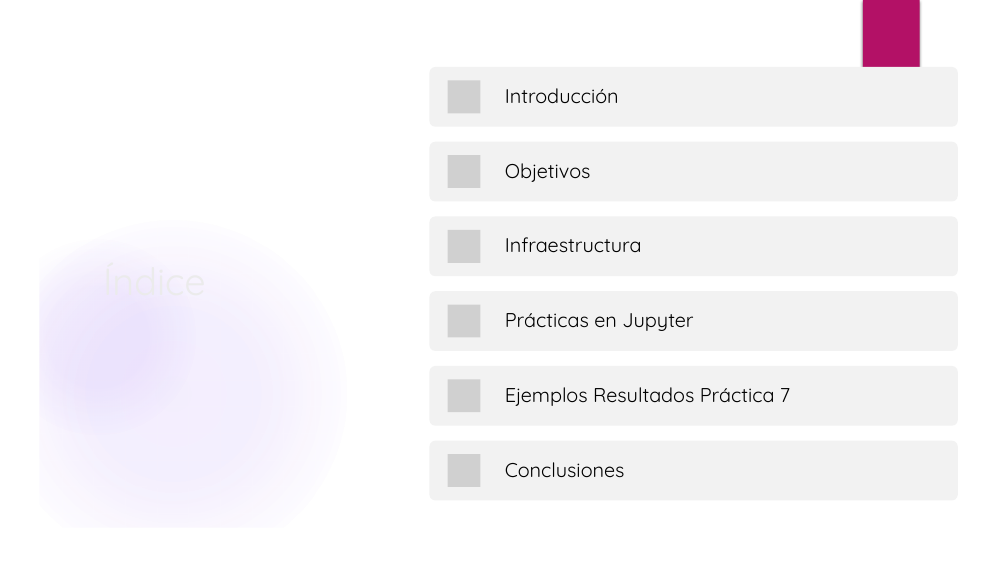
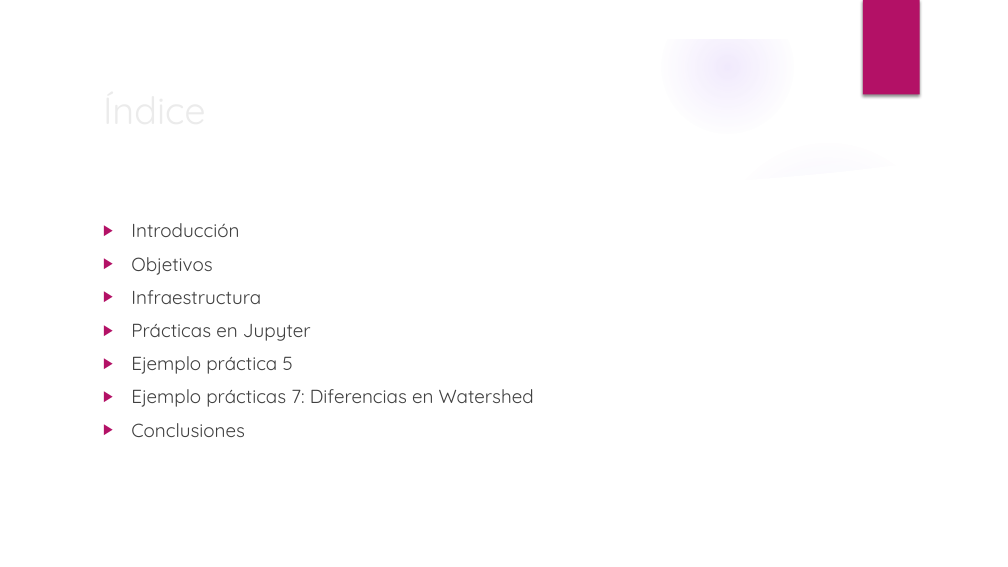
Before and after one commit to RoboticsLabURJC/2019-tfg-ana-cuevas, a slide deck: slide 2 of memoria/Presentacion.pptx. Drawn at 1008x567 pixels with LibreOffice and Linux fonts; fonts in the diff are those of the drawing; grey boxes stand for pictures; background and template pictures are left out. Boxes give left, top, right and bottom in pixels: in the first picture for what was removed or moved away, otherwise in the second. Text is boxed around its words. In the diff, an @@ line names an element or a change of style, - is before the commit and + after.

```diff
--- a/memoria/Presentacion.pptx
+++ b/memoria/Presentacion.pptx
@@ group removed at bbox=[0, 0, 1008, 567]: 2 ellipses, 2 freeform shapes, 1 rectangle @@
@@ freeform shape added at bbox=[0, 0, 1008, 567], fill #FFFFFF @@
@@ rectangle removed at bbox=[863, 0, 920, 95] @@
@@ rectangle added at bbox=[863, 0, 920, 95], fill #B31166 @@
@@ title "Índice" rewrapped from bbox=[95, 80, 339, 480] to bbox=[95, 80, 820, 138] @@
@@ text added at bbox=[131, 223, 534, 437], 18 pt, text #404040 @@
+▶ Introducción
+▶ Objetivos
+▶ Infraestructura
+▶ Prácticas en Jupyter
+▶ Ejemplo práctica 5
+▶ Ejemplo prácticas 7: Diferencias en Watershed
+▶ Conclusiones
@@ group removed at bbox=[430, 67, 958, 501]: 6 rounded rectangles, 6 pictures, 6 texts @@
-Introducción
-Objetivos
-Infraestructura
-Prácticas en Jupyter
-Ejemplos Resultados Práctica 7
-Conclusiones
```
Also in this commit, not shown: 6 other slides changed, 2 slides added, 3 slides removed, 6 other files.
